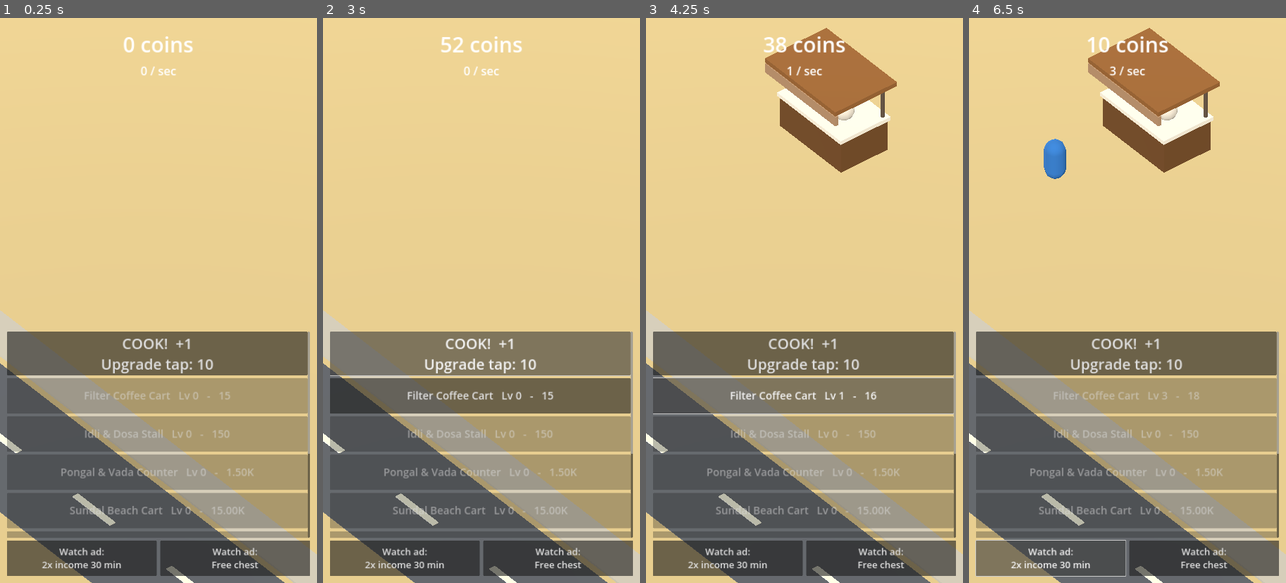
Above: before the commit, frames 1-4 (left to right).
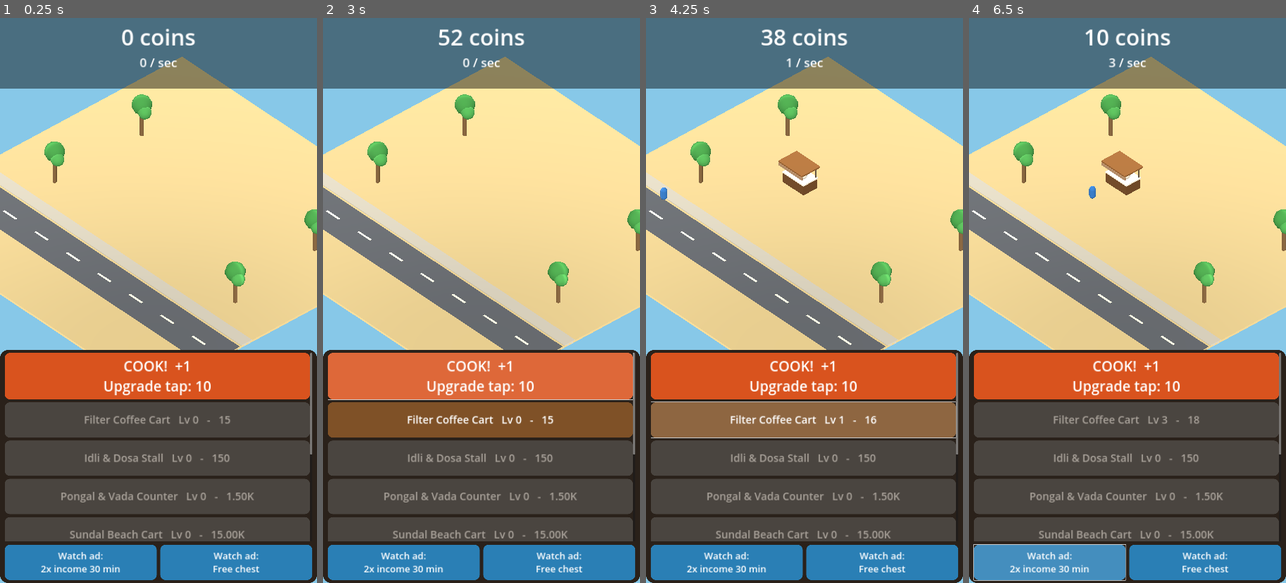
Above: after the commit, the same moments.

Repository: lokeshwaran98/chennai-tiffin-tycoon
Game: Godot game, scene res://scenes/main.tscn
Same seed, same stepped clock (60 frames per second), same inputs: the game is played once before the commit and once after it.
Inputs:
- Up to frame 1 (0.25 s): no input
- Up to frame 2 (3 s): click "COOK! +1 Upgrade tap: 10" at 0.5 s; click "Watch ad: 2x income 30 min" at 1.25 s; click "Watch ad: Free chest" at 2 s; click "COOK! +1 Upgrade tap: 10" at 2.75 s
- Up to frame 3 (4.25 s): click "Filter Coffee Cart Lv 0 - 15" at 3.5 s
- Up to frame 4 (6.5 s): click "Filter Coffee Cart Lv 1 - 16" at 4.25 s; click "Filter Coffee Cart Lv 2 - 17" at 5 s; click "Watch ad: 2x income 30 min" at 5.75 s

The runs differ from the first frame. In frame 1, 61% of the frame differs, in the area x 0-100%, y 0-100%; in frame 2, 62%; in frame 3, 67%; in frame 4, 66%.

Commit message:
Fix camera framing, add styled UI panel and custom popups
Co-Authored-By: Claude Sonnet 5.5 <noreply@anthropic.com>
Claude-Session: https://claude.ai/code/session_0174D7wnrpJHwUZrFrTTbbgq

Diff:
--- a/scripts/main.gd
+++ b/scripts/main.gd
@@ -36,7 +36,12 @@
 var prestige_button: Button
 var daily_button: Button
 var daily_ad_button: Button
-var prestige_dialog: ConfirmationDialog
+var modal_dim: ColorRect
+var modal_title: Label
+var modal_body: Label
+var modal_ok: Button
+var modal_cancel: Button
+var _modal_cb: Callable
 
 func _ready() -> void:
 	randomize()
@@ -130,10 +135,12 @@
 func _build_world() -> void:
 	var cam := Camera3D.new()
 	cam.projection = Camera3D.PROJECTION_ORTHOGONAL
-	cam.size = 15.0
+	cam.keep_aspect = Camera3D.KEEP_WIDTH
+	cam.size = 27.0
+	cam.v_offset = -6.0
 	cam.position = Vector3(10, 10, 10)
 	add_child(cam)
-	cam.look_at(Vector3(0, 0, 2), Vector3.UP)
+	cam.look_at(Vector3(0, 0, 1), Vector3.UP)
 
 	var sun := DirectionalLight3D.new()
 	sun.rotation_degrees = Vector3(-50, 40, 0)
@@ -259,31 +266,56 @@
 			c.node.position += to / dist * minf(WALK_SPEED * delta, dist)
 
 # ---------------------------------------------------------------------- UI
+func _box(c: Color, radius: int = 18) -> StyleBoxFlat:
+	var sb := StyleBoxFlat.new()
+	sb.bg_color = c
+	sb.set_corner_radius_all(radius)
+	sb.content_margin_left = 16
+	sb.content_margin_right = 16
+	sb.content_margin_top = 10
+	sb.content_margin_bottom = 10
+	return sb
+
+func _style_button(b: Button, base: Color) -> void:
+	b.add_theme_stylebox_override("normal", _box(base))
+	b.add_theme_stylebox_override("hover", _box(base.lightened(0.12)))
+	b.add_theme_stylebox_override("pressed", _box(base.darkened(0.2)))
+	b.add_theme_stylebox_override("disabled", _box(Color("4a4540")))
+	b.add_theme_color_override("font_color", Color.WHITE)
+	b.add_theme_color_override("font_hover_color", Color.WHITE)
+	b.add_theme_color_override("font_pressed_color", Color.WHITE)
+	b.add_theme_color_override("font_disabled_color", Color("a8a199"))
+
 func _build_ui() -> void:
 	var layer := CanvasLayer.new()
 	add_child(layer)
-	var margin := MarginContainer.new()
-	margin.set_anchors_preset(Control.PRESET_FULL_RECT)
-	margin.add_theme_constant_override("margin_left", 24)
-	margin.add_theme_constant_override("margin_right", 24)
-	margin.add_theme_constant_override("margin_top", 40)
-	margin.add_theme_constant_override("margin_bottom", 24)
-	layer.add_child(margin)
+
+	# Top HUD with a translucent backing so numbers stay readable.
+	var hud := PanelContainer.new()
+	hud.set_anchors_preset(Control.PRESET_TOP_WIDE)
+	hud.add_theme_stylebox_override("panel", _box(Color(0, 0, 0, 0.45), 0))
+	hud.mouse_filter = Control.MOUSE_FILTER_IGNORE
+	layer.add_child(hud)
+	var hud_box := VBoxContainer.new()
+	hud_box.add_theme_constant_override("separation", 2)
+	hud_box.mouse_filter = Control.MOUSE_FILTER_IGNORE
+	hud.add_child(hud_box)
+	coin_label = _make_label(hud_box, 76)
+	rate_label = _make_label(hud_box, 42)
+	status_label = _make_label(hud_box, 34)
+
+	# Bottom control panel (solid) so the street above stays visible.
+	var panel := PanelContainer.new()
+	panel.set_anchors_preset(Control.PRESET_BOTTOM_WIDE)
+	panel.grow_vertical = Control.GROW_DIRECTION_BEGIN
+	panel.add_theme_stylebox_override("panel", _box(Color("2a211a"), 28))
+	layer.add_child(panel)
 	var root := VBoxContainer.new()
-	root.add_theme_constant_override("separation", 10)
-	margin.add_child(root)
-
-	coin_label = _make_label(root, 72)
-	rate_label = _make_label(root, 40)
-	status_label = _make_label(root, 34)
-
-	var spacer := Control.new()
-	spacer.size_flags_vertical = Control.SIZE_EXPAND_FILL
-	spacer.mouse_filter = Control.MOUSE_FILTER_IGNORE
-	root.add_child(spacer)
+	root.add_theme_constant_override("separation", 12)
+	panel.add_child(root)
 
 	var scroll := ScrollContainer.new()
-	scroll.custom_minimum_size = Vector2(0, 700)
+	scroll.custom_minimum_size = Vector2(0, 640)
 	scroll.horizontal_scroll_mode = ScrollContainer.SCROLL_MODE_DISABLED
 	root.add_child(scroll)
 	var list := VBoxContainer.new()
@@ -291,53 +323,95 @@
 	list.add_theme_constant_override("separation", 10)
 	scroll.add_child(list)
 
-	tap_button = _make_button(list, "", 50)
+	tap_button = _make_button(list, "", 48, Color("d9531e"))
+	tap_button.custom_minimum_size = Vector2(0, 150)
 	tap_button.pressed.connect(_on_tap)
 
 	for i in GameState.STALLS.size():
-		var b := _make_button(list, "", 36)
+		var b := _make_button(list, "", 36, STALL_COLORS[i].darkened(0.1))
 		b.pressed.connect(func(): GameState.buy_stall(i))
 		stall_buttons.append(b)
 
-	prestige_button = _make_button(list, "", 34)
-	prestige_button.pressed.connect(func(): prestige_dialog.popup_centered(Vector2i(900, 460)))
-
-	daily_button = _make_button(list, "", 34)
+	prestige_button = _make_button(list, "", 34, Color("8a3fb5"))
+	prestige_button.pressed.connect(func():
+		_show_modal("Open a new branch?",
+			"Your stalls and coins reset, but you keep a permanent income bonus.",
+			"Open branch", "Cancel", func(): GameState.prestige()))
+
+	daily_button = _make_button(list, "", 34, Color("2f8f5a"))
 	daily_button.pressed.connect(func(): GameState.claim_daily(1.0))
-	daily_ad_button = _make_button(list, "", 34)
+	daily_ad_button = _make_button(list, "", 34, Color("2a7fb5"))
 	daily_ad_button.pressed.connect(func(): AdService.show_rewarded("daily3"))
 
 	var ads := HBoxContainer.new()
 	ads.add_theme_constant_override("separation", 12)
 	root.add_child(ads)
-	var boost_btn := _make_button(ads, "Watch ad:\n2x income 30 min", 32)
-	boost_btn.size_flags_horizontal = Control.SIZE_EXPAND_FILL
+	var boost_btn := _make_button(ads, "Watch ad:\n2x income 30 min", 32, Color("2a7fb5"))
 	boost_btn.pressed.connect(func(): AdService.show_rewarded("boost"))
-	var chest_btn := _make_button(ads, "Watch ad:\nFree chest", 32)
-	chest_btn.size_flags_horizontal = Control.SIZE_EXPAND_FILL
+	var chest_btn := _make_button(ads, "Watch ad:\nFree chest", 32, Color("2a7fb5"))
 	chest_btn.pressed.connect(func(): AdService.show_rewarded("chest"))
 
-	prestige_dialog = ConfirmationDialog.new()
-	prestige_dialog.title = "Open a new branch?"
-	prestige_dialog.dialog_text = "Your stalls and coins reset, but you keep a permanent income bonus."
-	prestige_dialog.ok_button_text = "Open branch"
-	prestige_dialog.confirmed.connect(func(): GameState.prestige())
-	add_child(prestige_dialog)
+	_build_modal()
+
+func _build_modal() -> void:
+	var layer := CanvasLayer.new()
+	layer.layer = 10
+	add_child(layer)
+	modal_dim = ColorRect.new()
+	modal_dim.color = Color(0, 0, 0, 0.65)
+	modal_dim.set_anchors_preset(Control.PRESET_FULL_RECT)
+	modal_dim.mouse_filter = Control.MOUSE_FILTER_STOP
+	modal_dim.visible = false
+	layer.add_child(modal_dim)
+	var center := CenterContainer.new()
+	center.set_anchors_preset(Control.PRESET_FULL_RECT)
+	modal_dim.add_child(center)
+	var pc := PanelContainer.new()
+	pc.custom_minimum_size = Vector2(900, 0)
+	pc.add_theme_stylebox_override("panel", _box(Color("3a2e24"), 28))
+	center.add_child(pc)
+	var vb := VBoxContainer.new()
+	vb.add_theme_constant_override("separation", 24)
+	pc.add_child(vb)
+	modal_title = _make_label(vb, 56)
+	modal_body = _make_label(vb, 40)
+	modal_body.autowrap_mode = TextServer.AUTOWRAP_WORD_SMART
+	var row := HBoxContainer.new()
+	row.add_theme_constant_override("separation", 16)
+	vb.add_child(row)
+	modal_cancel = _make_button(row, "Cancel", 38, Color("6a6058"))
+	modal_ok = _make_button(row, "OK", 38, Color("d9531e"))
+	modal_cancel.pressed.connect(func(): modal_dim.visible = false)
+	modal_ok.pressed.connect(func():
+		modal_dim.visible = false
+		if _modal_cb.is_valid():
+			_modal_cb.call())
+
+func _show_modal(title: String, body: String, ok_text: String, cancel_text: String, cb: Callable) -> void:
+	modal_title.text = title
+	modal_body.text = body
+	modal_ok.text = ok_text
+	modal_cancel.text = cancel_text
+	modal_cancel.visible = cancel_text != ""
+	_modal_cb = cb
+	modal_dim.visible = true
 
 func _make_label(parent: Control, size: int) -> Label:
 	var l := Label.new()
 	l.add_theme_font_size_override("font_size", size)
 	l.horizontal_alignment = HORIZONTAL_ALIGNMENT_CENTER
 	l.mouse_filter = Control.MOUSE_FILTER_IGNORE
+	l.size_flags_horizontal = Control.SIZE_EXPAND_FILL
 	parent.add_child(l)
 	return l
 
-func _make_button(parent: Control, text: String, size: int) -> Button:
+func _make_button(parent: Control, text: String, size: int, base: Color) -> Button:
 	var b := Button.new()
 	b.text = text
 	b.custom_minimum_size = Vector2(0, 120)
 	b.add_theme_font_size_override("font_size", size)
 	b.size_flags_horizontal = Control.SIZE_EXPAND_FILL
+	_style_button(b, base)
 	parent.add_child(b)
 	return b
 
@@ -347,14 +421,9 @@
 	Input.vibrate_handheld(15)
 
 func _show_offline_popup() -> void:
-	var dlg := AcceptDialog.new()
-	dlg.title = "Welcome back!"
-	dlg.dialog_text = "You earned %s while away.\nWatch an ad to double it?" % GameState.format_num(GameState.offline_gain)
-	dlg.ok_button_text = "Watch ad (x2)"
-	dlg.add_cancel_button("No thanks")
-	dlg.confirmed.connect(func(): AdService.show_rewarded("offline"))
-	add_child(dlg)
-	dlg.popup_centered(Vector2i(900, 420))
+	_show_modal("Welcome back!",
+		"You earned %s while away.\nWatch an ad to double it?" % GameState.format_num(GameState.offline_gain),
+		"Watch ad (x2)", "No thanks", func(): AdService.show_rewarded("offline"))
 
 func _fmt_time(sec: int) -> String:
 	return "%d:%02d" % [floori(sec / 60.0), sec % 60]
